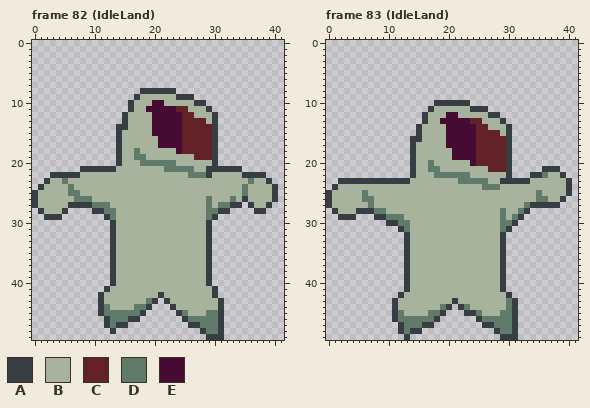
Pixel-art file -- _asset_builders/sprites/player.ase. Above: the version before the commit.
42x50 pixels, 102 frames. Shown: frame 82 (IdleLand), frame 83 (IdleLand). The commit also changed other frames, which this record leaves out.
Palette (. is transparent): A #373e43  B #a8b39e  C #632128  D #607b69  E #460b33
Pixels before, frame 82 (IdleLand), first column x 0:
 8 ..................AAAAAA.................
 9 .................ABBBBBBAAA..............
10 ................ABBBEEBBBBBAA............
11 ................ABBEEEEECCBBBA...........
12 ...............ABBBBEEEEECCBBBA..........
13 ...............ABBBBEEEEECCCCBA..........
14 ..............AABBBBEEEEECCCCCA..........
15 ..............ABBBBBEEEEECCCCCA..........
16 ..............ABBBBBBEEEECCCCCA..........
17 ..............ABBBBBBEEEECCCCCA..........
18 ..............ABBDBBBBBBECCCCCA..........
19 ..............ABBDDBBBBBBBBCCCA..........
20 ..............ABBBDDDDDDBBBBBBA..........
21 ........AAAAAABBBBBBBBDDDDDBBAAAAAA......
22 ...AAAAABBBBBBBBBBBBBBBBBBDDDABBBBBAAAA..
23 ..ABBDBBBBBBBBBBBBBBBBBBBBBBBBBBBBBBDBBA.
24 .ABBBBDBBBBBBBBBBBBBBBBBBBBBBBBBBBBDBBBBA
25 ABBBBBDDBBBBBBBBBBBBBBBBBBBBBBBBBBBDBBBBA
26 ABBBBBBDDDBBBBBBBBBBBBBBBBBBBDBBBDBABBBBA
27 ABBBBBAAAADDDBBBBBBBBBBBBBBBBDBDDAA.ABBA.
28 .ABBBA....AADDBBBBBBBBBBBBBBBDDAA....AA..
29 ..AAA.......ADBBBBBBBBBBBBBBBDA..........
30 .............ABBBBBBBBBBBBBBBA...........
31 .............ABBBBBBBBBBBBBBBA...........
32 .............ABBBBBBBBBBBBBBBA...........
33 .............ABBBBBBBBBBBBBBBA...........
34 .............ABBBBBBBBBBBBBBBA...........
35 .............ABBBBBBBBBBBBBBBA...........
36 .............ABBBBBBBBBBBBBBBA...........
37 .............ABBBBBBBBBBBBBBBA...........
38 .............ABBBBBBBBBBBBBBBA...........
39 .............ABBBBBBBBBBBBBBBA...........
40 .............ABBBBBBBBBBBBBBBA...........
41 ............ABBBBBBBBBBBBBBBBBA..........
42 ...........ABBBBBBBBBABBBBBBBBA..........
43 ...........ABBBBBBBDA.ABBBBBBBBA.........
44 ...........ADBBBBDDA...ABBBBBBBA.........
45 ...........ADDDDDDA.....ADBBBDDA.........
46 ............ADDDAA.......ADDDDDA.........
47 ............ADAA..........AADDDA.........
48 .............A..............ADDA.........
49 .............................AAA.........
Pixels before, frame 83 (IdleLand), first column x 0:
10 ..................AAAAAA.................
11 .................ABBBBBBAAA..............
12 ................ABBBEEBBBBBAA............
13 ................ABBEEEEECCBBBA...........
14 ...............ABBBBEEEEECCBBBA..........
15 ...............ABBBBEEEEECCCCBA..........
16 ..............AABBBBEEEEECCCCCA..........
17 ..............ABBBBBEEEEECCCCCA..........
18 ..............ABBBBBBEEEECCCCCA..........
19 ..............ABBBBBBEEEECCCCCA..........
20 ..............ABBDBBBBBBECCCCCA..........
21 ..............ABBDDBBBBBBBBCCCA.....AAA..
22 ..............ABBBDDDDDDBBBBBBA...AADBBA.
23 ..AAAAAAAAAAAABBBBBBBBDDDDDBBAAAAABBBBBBA
24 .ABBBBBBBBBBBBBBBBBBBBBBBBDDDBBBBBBBBBBBA
25 ABBBBBDBBBBBBBBBBBBBBBBBBBBBBBBBBBBDBBBBA
26 ABBBBBDDBBBBBBBBBBBBBBBBBBBBBBBBBBBDDBBA.
27 ABBBBBBDBBBBBBBBBBBBBBBBBBBBBBBBBDAAAAA..
28 .ABBBAAADDBBBBBBBBBBBBBBBBBBBDBBDA.......
29 ..AAA...AADDDBBBBBBBBBBBBBBBBDBDA........
30 ..........AADDBBBBBBBBBBBBBBBDDA.........
31 ............ADBBBBBBBBBBBBBBBDA..........
32 .............ABBBBBBBBBBBBBBBA...........
33 .............ABBBBBBBBBBBBBBBA...........
34 .............ABBBBBBBBBBBBBBBA...........
35 .............ABBBBBBBBBBBBBBBA...........
36 .............ABBBBBBBBBBBBBBBA...........
37 .............ABBBBBBBBBBBBBBBA...........
38 .............ABBBBBBBBBBBBBBBA...........
39 .............ABBBBBBBBBBBBBBBA...........
40 .............ABBBBBBBBBBBBBBBA...........
41 .............ABBBBBBBBBBBBBBBA...........
42 ............ABBBBBBBBBBBBBBBBBA..........
43 ...........ABBBBBBBBBABBBBBBBBDA.........
44 ...........ABBBBBBBDA.ADBBBBBBDA.........
45 ...........ADBBBBDDA...AADBBBDDA.........
46 ...........ADDDDDDA......ADDDDDA.........
47 ............ADDDAA........AADDDA.........
48 ............ADAA............ADDA.........
49 .............A...............AAA.........
After:
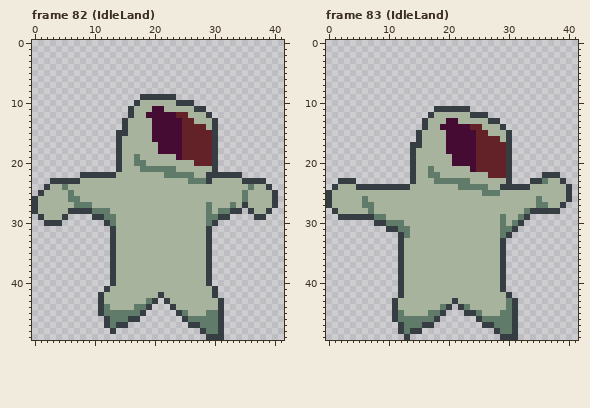
Author's note on the commit: Improved Landing animations.
Diff:
Changed rows in their new state; - is an unchanged pixel.
Frame 82 (IdleLand), layer "Layer 2":
first column x 0:
 8 ------------------......-----------------
 9 -----------------.AAAAAA...--------------
10 ----------------.A--BB--AAA..------------
11 -------------------B--BBBB-AA.-----------
12 ---------------.A--E----C-B--A.----------
13 ---------------------------BB------------
14 --------------.--------------B-----------
15 ---------------A-------------------------
16 --------------------E--------------------
18 -----------------B---EEE-----------------
19 ------------------B-----ECC--------------
20 -----------------D-BBBBB---CCC-----------
21 --------......A---DDDD--BBB--B-....------
22 ---.....AAAAAA--------DDDD-BB-AAAAA....--
23 --.AAAAA------------------DDDA-----AAAA.-
24 -.A--DB----------------------------BD--A.
25 .A-----B---------------------------------
26 ------D-BB-------------------B---B-D-----
27 ------BDDDBBB------------------BBDBAB--BA
28 AB---BAAAADD-B----------------BDDAA-ABBA-
29 -ABBBA----AAD-----------------DAA----AA--
30 --AAA-------AD---------------DA----------
Frame 83 (IdleLand), layer "Layer 2":
first column x 5:
10 -------------......-----------------
11 ------------.AAAAAA...--------------
12 -----------.A--BB--AAA..------------
13 --------------B--BBBB-AA.-----------
14 ----------.A--E----C-B--A.----------
15 ----------------------BB------------
16 ---------.--------------B-----------
17 ----------A-------------------------
18 ---------------E--------------------
20 ------------B---EEE-----------------
21 -------------B-----ECC---------...--
22 ------------D-BBBBB---CCC----..AAA.-
23 .........A---DDDD--BBB--B-...AAD--A.
24 AAAAAAAAA--------DDDD-BBAAAAA-------
25 -B-------------------DDD------B-----
26 --B----------------------------B--BA
27 -D--------------------------BBDDBBA-
28 BBDBB-------------------B--BDAAAAA--
29 AAADDBBB------------------BDA-------
30 ---AADD-B----------------BDA--------
31 -----AAD-----------------DA---------
32 -------AD---------------DA----------
33 -------AB---------------------------
34 -------AB---------------------------
35 -------AB---------------------------
36 -------AB---------------------------
37 -------AB---------------------------
38 -------AB---------------------------
39 -------AB---------------------------
40 -------AB---------------------------
41 -------AB---------------------------
Changed places in both pictures, as pixel boxes (x1, y1, x2, y2):
changed: (32, 88, 278, 226)
changed: (356, 100, 572, 292)
